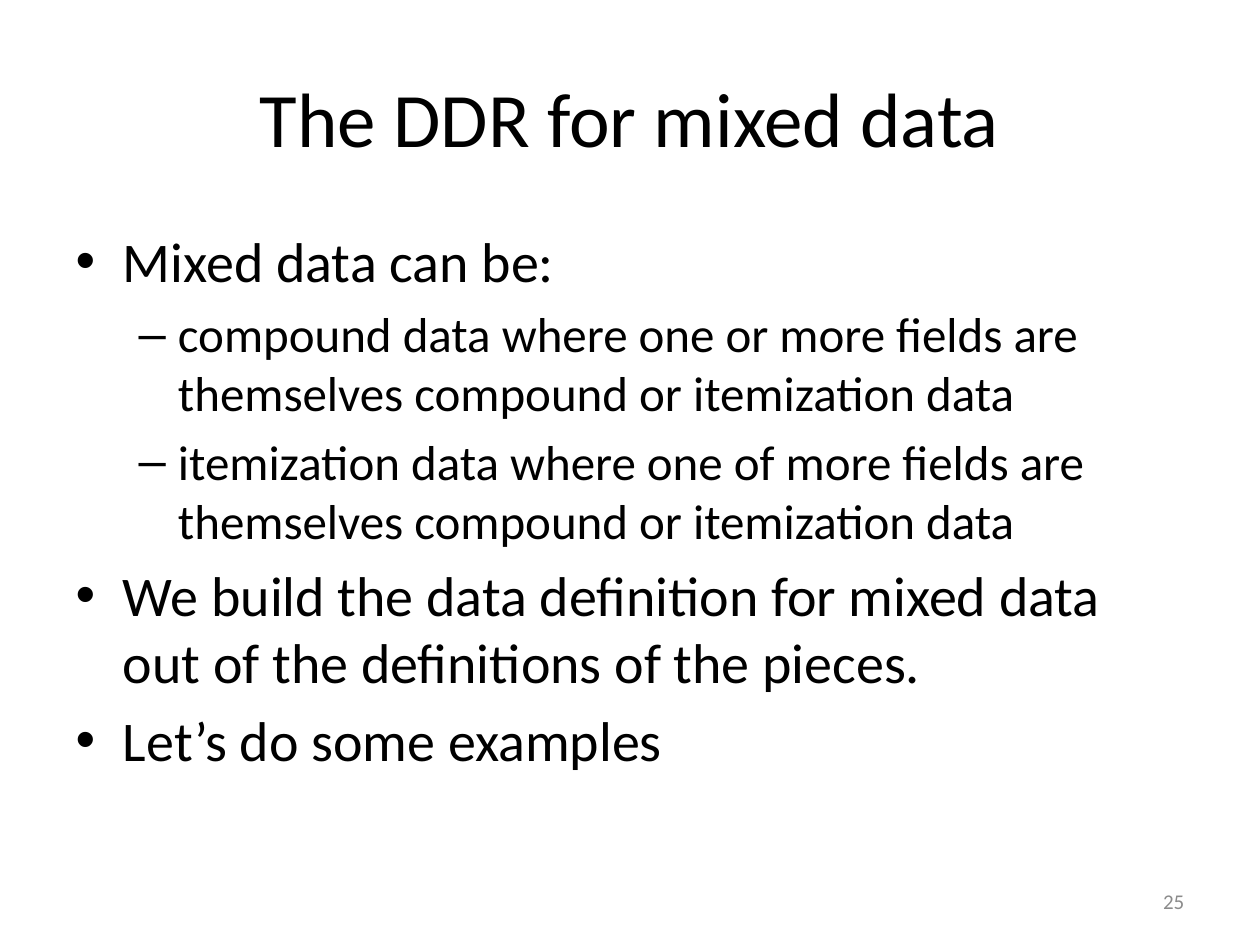
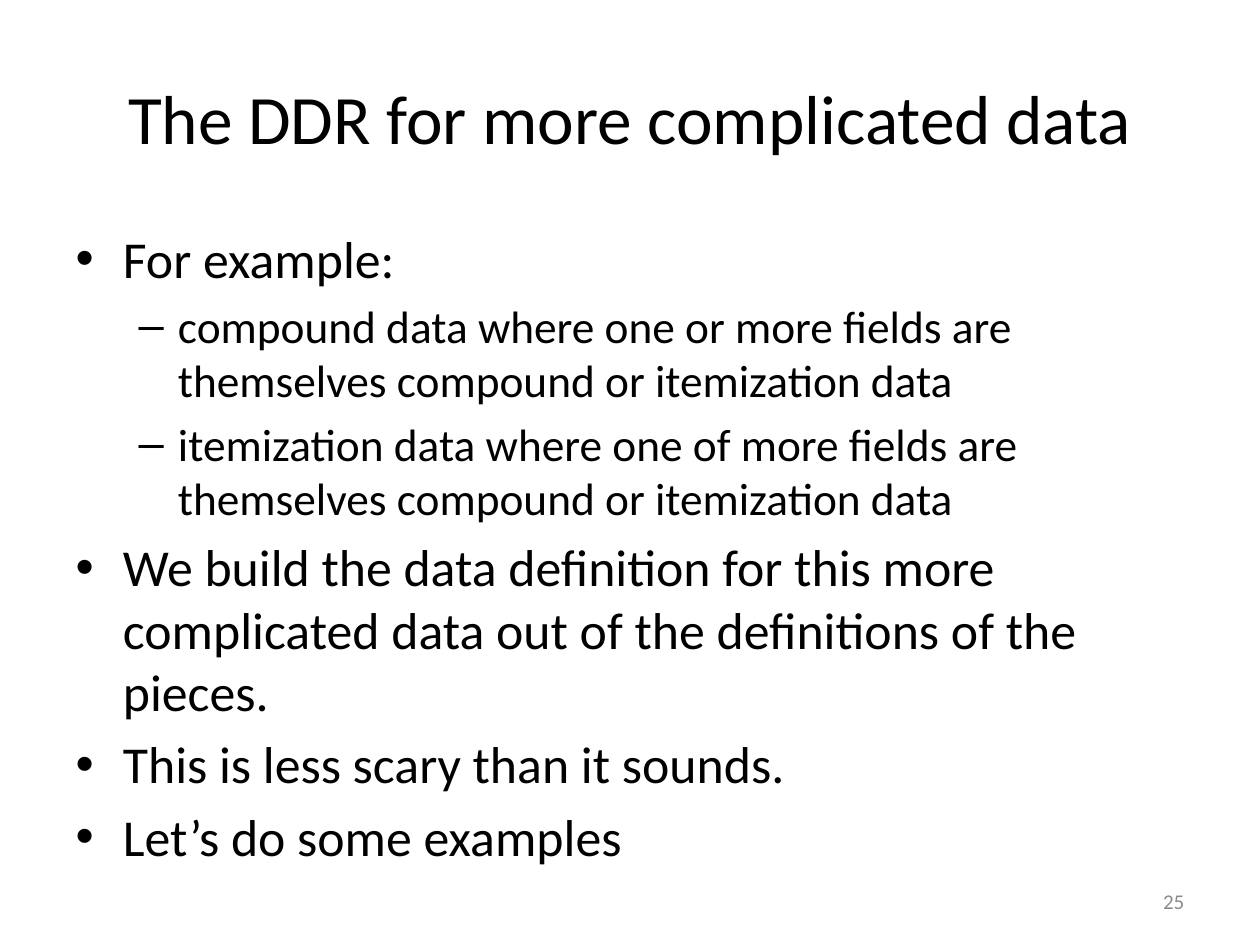
Before and after one commit to mwand/cs5010f17, a slide deck: slide 25 of Slides/Lesson 1.3 The Data Design Recipe.pptx. Drawn at 1260x945 pixels with LibreOffice and Linux fonts; fonts in the diff are those of the drawing. Boxes give left, top, right and bottom in pixels: in the first picture for what was removed or moved away, otherwise in the second. Text is boxed around its words. In the diff, an @@ line names an element or a change of style, - is before the commit and + after.

Commit message:
tried to expunge 'mixed data'

```diff
--- a/Slides/Lesson 1.3 The Data Design Recipe.pptx
+++ b/Slides/Lesson 1.3 The Data Design Recipe.pptx
@@ title at <box>128,96,1131,156</box>: text changed; size 44 to 39.6 pt @@
-The DDR for mixed data
+The DDR for more complicated data
@@ text at <box>123,242,394,287</box>: text changed; size 32 to 29.6 pt @@
-• Mixed data can be:
+• For example:
@@ text at <box>123,311,1017,865</box>: size 28 to 25.9 pt in "compound data where one or more fields ...", "itemization data where one of more fields ..."; size 32 to 29.6 pt in "Let’s do some examples" @@
@@ text at <box>123,550,1076,792</box>: text changed; size 32 to 29.6 pt @@
-• We build the data definition for mixed data out of the definitions of the pieces.
+• We build the data definition for this more complicated data out of the definitions of the pieces.
+• This is less scary than it sounds.
```
Also in this commit, not shown: 9 other slides changed, 6 other files.
